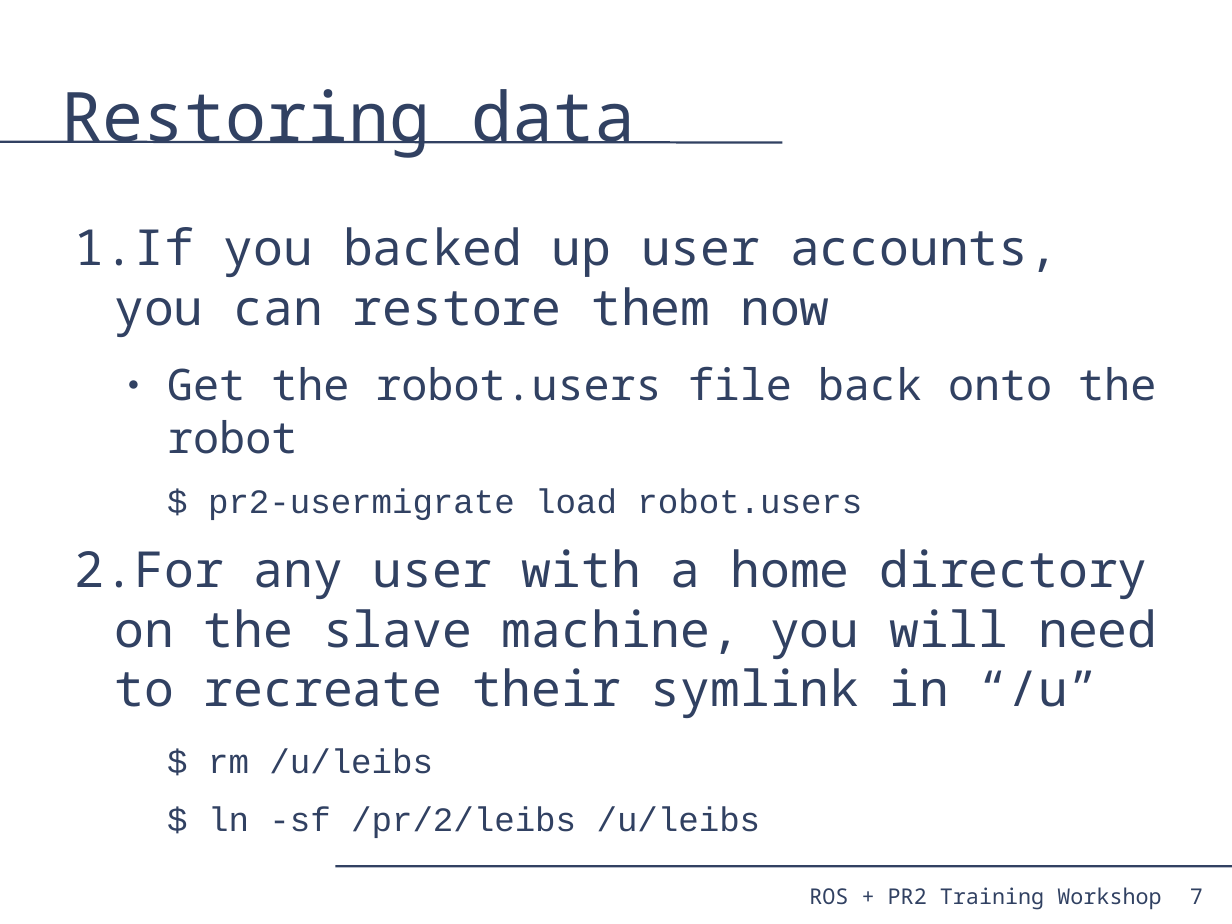
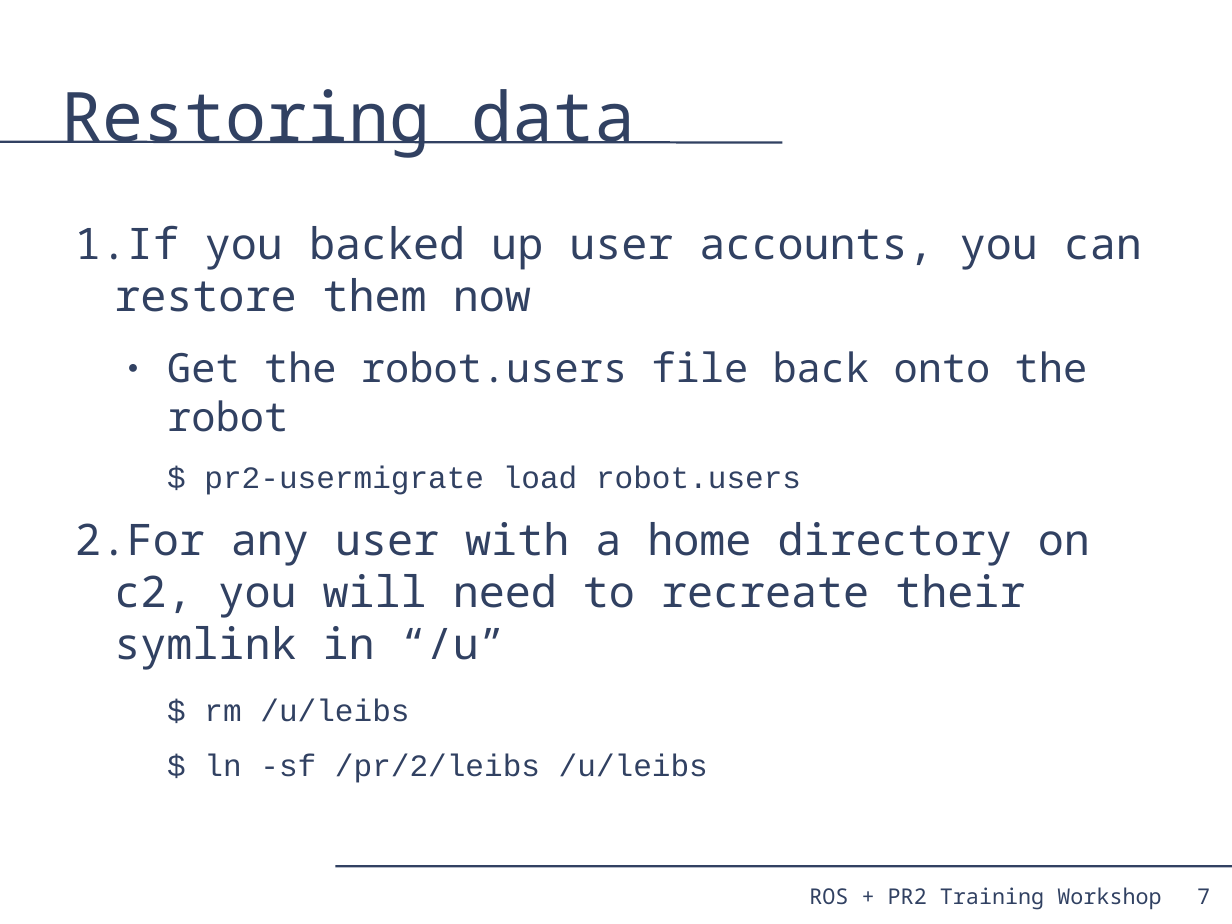
Before and after one commit to PR2/pr2_docs, a slide deck: slide 7 of pr2_training_workshop/reinstalling_pr2/reinstall.odp. Drawn at 1232x924 pixels with LibreOffice and Linux fonts; fonts in the diff are those of the drawing. Boxes give left, top, right and bottom in pixels: in the first picture for what was removed or moved away, otherwise in the second. Text is boxed around its words. In the diff, an @@ line names an element or a change of style, - is before the commit and + after.

```diff
--- a/pr2_training_workshop/reinstalling_pr2/reinstall.odp
+++ b/pr2_training_workshop/reinstalling_pr2/reinstall.odp
@@ text at [75,225,1142,783]: size 32 to 28 pt in "If you backed up user accounts, you ..."; size 28 to 26 pt in "Get the robot.users file back onto the ..."; size 22 to 20 pt in "$ pr2-usermigrate load robot.users", "$ rm /u/leibs", "$ ln -sf /pr/2/leibs /u/leibs" @@
@@ text at [75,522,1090,670]: text changed; size 32 to 28 pt @@
-2. For any user with a home directory on the slave machine, you will need to recreate their symlink in “/u”
+2. For any user with a home directory on c2, you will need to recreate their symlink in “/u”
@@ page number: place and size @@
-page number at [1190,888,1203,904]
+page number at [1197,888,1210,904]
```
Also in this commit, not shown: 5 other slides changed.
